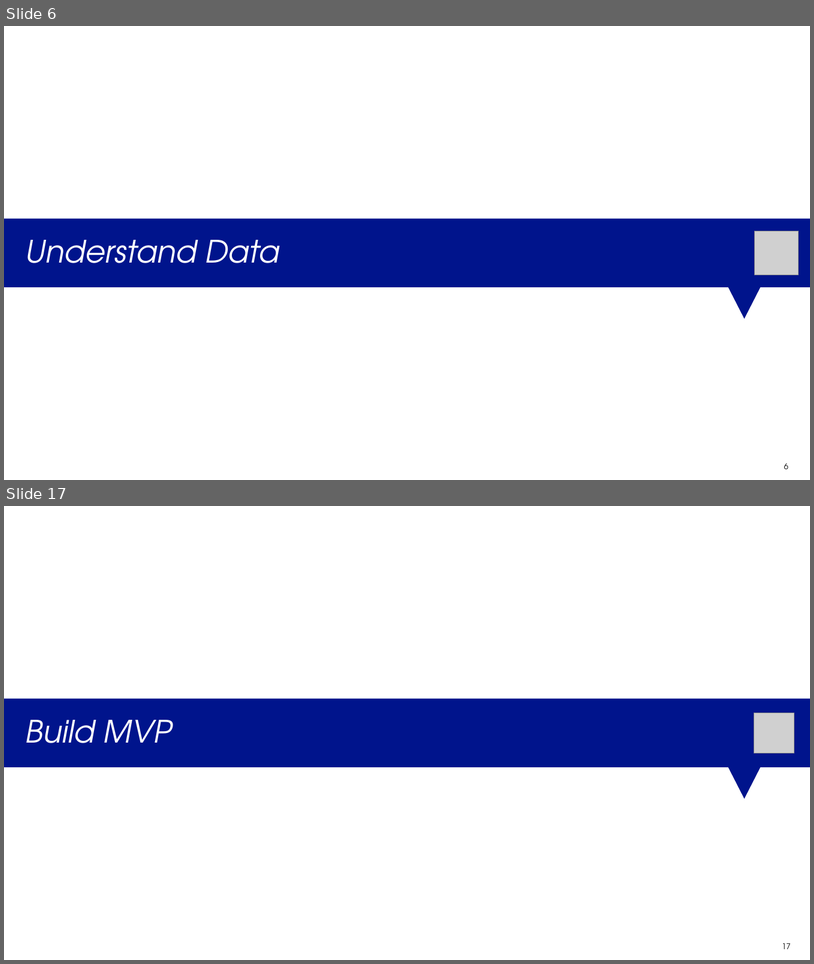
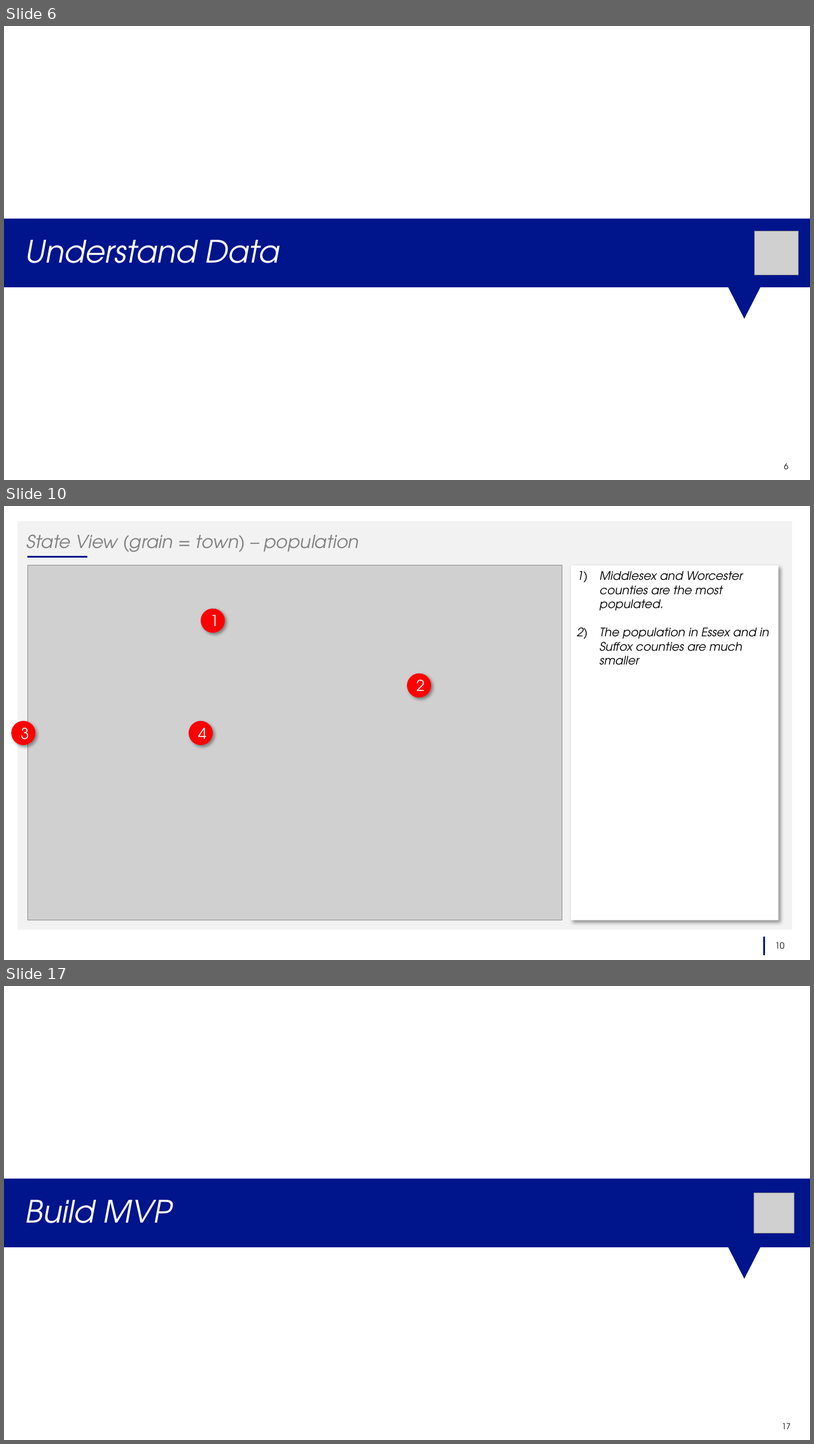
Before and after one commit to vckolla/corona, a slide deck: 05_corona_trend_mvp_2020_04_05_v2.pptx. Shown one above the other, each under a label of ours: slides 6 and 17 before the commit, slides 6, 10 and 17 after it; the slides between them are not shown. The pictures are 814x964 and 814x1444 pixels, drawn with LibreOffice and Linux fonts; fonts in the diff are those of the drawing; grey boxes stand for pictures. Boxes give left, top, right and bottom in pixels: in the first picture for what was removed or moved away, otherwise in the second. Text is boxed around its words. In the diff, an @@ line names an element or a change of style, - is before the commit and + after.

```diff
--- a/05_corona_trend_mvp_2020_04_05_v2.pptx
+++ b/05_corona_trend_mvp_2020_04_05_v2.pptx
@@ slide 10 added at (4,506,810,960), background #FFFFFF @@
@@ rectangle added at (17,521,792,930), fill #F2F2F2 @@
@@ title added at (26,534,360,556), 21.3 pt, text #808080, italic @@
+State View (grain = town) – population
@@ line added from (27, 557) to (87, 557), #00148C 2.25 pt @@
@@ picture added at (27,565,563,920) @@
@@ rectangle added at (572,565,779,920), fill #FFFFFF, 14 pt, text #000000, italic @@
+1) Middlesex and Worcester counties are the most populated.
+2) The population in Essex and in Suffox counties are much smaller
@@ ellipse added at (201,608,225,633), fill #FF0000, 18 pt, text #FFFFFF @@
+1
@@ ellipse added at (408,673,432,697), fill #FF0000, 18 pt, text #FFFFFF @@
+2
@@ ellipse added at (11,721,35,745), fill #FF0000, 18 pt, text #FFFFFF @@
+3
@@ ellipse added at (189,721,213,745), fill #FF0000, 18 pt, text #FFFFFF @@
+4
@@ line added from (764, 955) to (764, 936), #00148C 2.25 pt @@
@@ page number added at (776,942,785,948), 10 pt, text #000000 @@
+10
```
Also in this commit, not shown: 6 slides changed, 5 other slides added, 6 slides removed, 17 other files.
